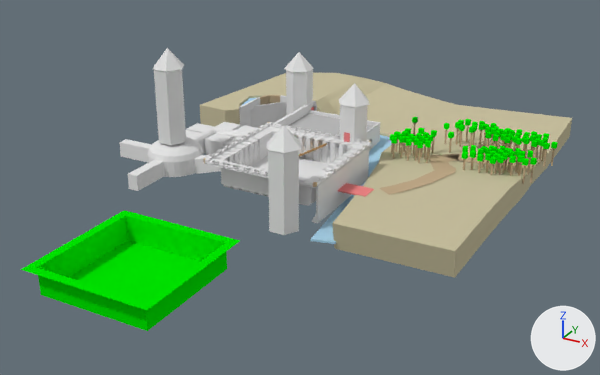
Two versions of the Blender file Other stuff/3D/Castle.blend, one commit apart.
The view is the same before and after, from a 50 mm camera at (233.0, -515.0, 220.0) aimed at (-4.0, -86.0, 5.0). Lighting does not change. The marker at lower right points along +X, +Y and +Z.

In view in the first picture: 'ChapterOneFullBlockout', 'ChapterOneFullBlockout.001', 'ChapterOneFullBlockout.003', 'Plane', 'Plane.001'.
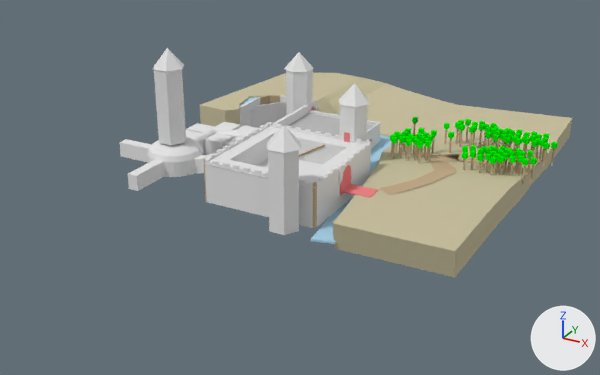
Commit message: More work on chapter one environment

Location of each change, (x1, y1, x2, y2) in pixels of the pictures (600 x 375 px; the box of a moved part takes in the faces that stretch with it):
'Plane.001', deleted (green): before (21, 210, 240, 331)
'Plane', reshaped (20% taller): before (186, 95, 380, 206); after (186, 95, 380, 228)
part 1 of me_chapteronefullblockout, moved or reshaped: before (338, 183, 374, 197); after (342, 184, 378, 198)
part 2 of me_chapteronefullblockout, moved or reshaped (not visible before): after (340, 165, 351, 195)
part 3 of me_plane_001, moved or reshaped (not visible afterwards): before (204, 127, 371, 206)

The change in detail:
me_chapteronefullblockout has 2229 vertices, 1820 faces and spans x -139.0..131.0, y -9.0..85.0, z -131.0..141.0.
me_chapteronefullblockout is used by ob_chapteronefullblockout; location (0.0, 0.0, 0.0); rotation (1.571, 0.0, 0.0), in degrees (90, 0, 0).
me_chapteronefullblockout part 1: the loose piece of 8 vertices spanning x 25.0..45.0, y 11.0..12.0, z 79.0..92.0 is moved by (3.0, 0.0, 0.0).
me_chapteronefullblockout part 2: the loose piece of 8 vertices spanning x 25.0..26.0, y 9.0..26.0, z 78.0..93.0 is moved by (3.0, 0.0, 0.0).
me_plane_001 is used by ob_plane; location (-11.1, -84.4, 26.6); scale (0.984, 0.984, 0.984).
me_plane_001 had 1526 vertices, 1683 faces and spanned x -112.0..40.0, y -41.0..120.0, z -41.0..3.0.
me_plane_001 now has 1595 vertices, 1679 faces and spans x -112.0..41.0, y -41.0..120.0, z -41.0..3.0.
me_plane_001 part 3: 2 vertices moved from x -39.0..38.0, y -39.0..38.0, z 0.0 to x -29.0..27.0, y -29.0..27.0, z 0.0; 352 vertices removed from x -41.0..40.0, y -41.0..55.0, z -18.0..0.0; 422 vertices added at x -89.0..41.0, y -41.0..120.0, z -27.0..3.0.
Object 'Plane.001' (ob_plane_001) is deleted.
